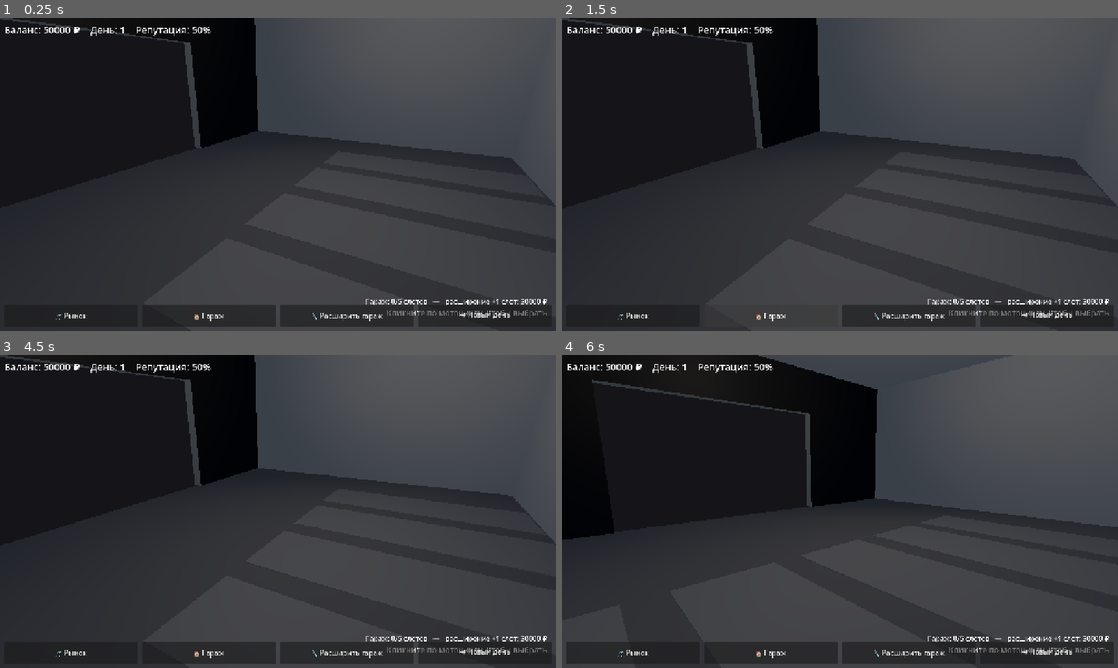
Above: before the commit, frames 1-4 (two rows, left to right).
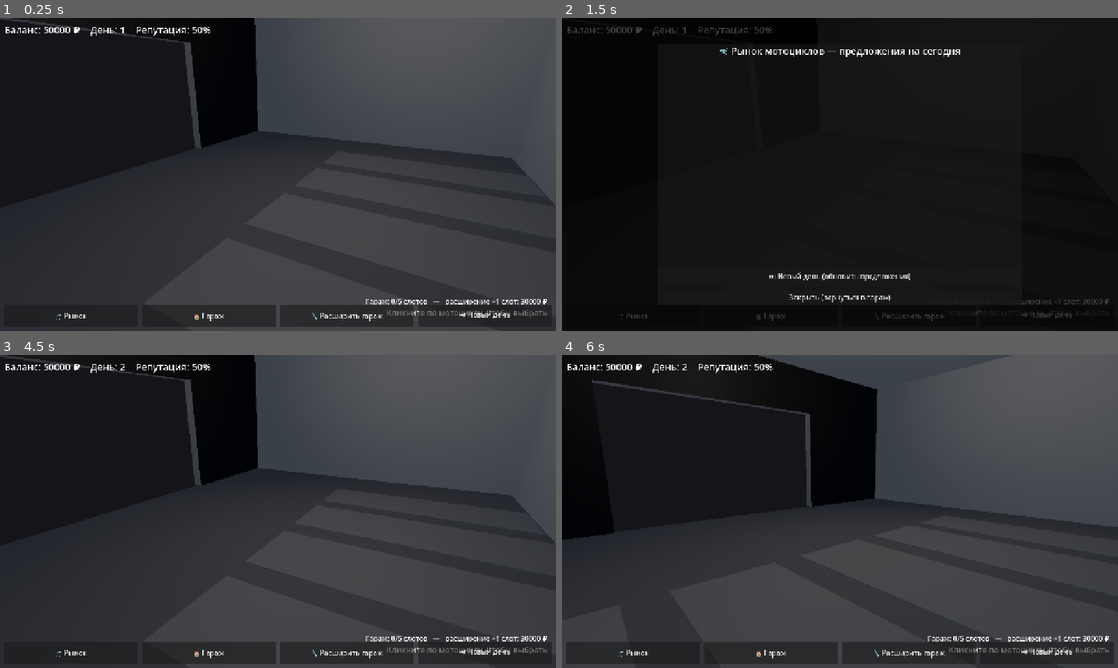
Above: after the commit, the same moments.

Repository: mimistr036-coder/game
Game: Godot game, scene res://scenes/main.tscn
Same seed, same stepped clock (60 frames per second), same inputs: the game is played once before the commit and once after it.
Inputs (mouse positions are in pixels of both pictures, inside the frame that each line leads up to):
- Up to frame 1 (0.25 s): no input
- Up to frame 2 (1.5 s): click "🛒 Рынок" at 0.5 s; click "🏠 Гараж" at 1.25 s
- Up to frame 3 (4.5 s): click "🔧 Расширить гараж" at 2 s; click "⏭ Новый день" at 2.75 s; click (278, 614) at 3.5 s, where only the run after the commit has a clickable "⏭ Новый день (обновить предло…"; click (278, 633) at 4.25 s, where only the run after the commit has a clickable "Закрыть (вернуться в гараж)"
- Up to frame 4 (6 s): tap Enter at 5 s; move the mouse to (962, 495) at 5.02 s; hold D 5.03-5.75 s; click (962, 495) at 5.17 s; drag from (728, 527) to (812, 574) at 5.77 s

The runs differ from the first frame. In frame 1, 0.2% of the frame differs, in the area x 6-99%, y 1-96%; in frame 2, 78%, in the area x 0-100%, y 0-100%; in frame 3, 0.2%; in frame 4, 0.2%.
Error before the commit: Parse Error: Cannot find member "CANVAS_TEXTURE_FILTER_LINEAR" in base "RenderingServer". (res://scripts/main.gd:44)
Error after the commit: Invalid assignment of property or key 'bbcode_enabled' with value of type 'bool' on a base object of type 'Label'. (res://scripts/market_ui.gd:43)

Commit message:
fix: полная совместимость с Godot 4.0.stable — удалён RenderingServer.set_default_canvas_texture_filter, Linear-фильтр в сцене
Co-authored-by: arena-agent <297053741+arena-agent@users.noreply.github.com>

Diff:
--- a/scenes/main.tscn
+++ b/scenes/main.tscn
@@ -17,7 +17,7 @@
 anchor_right = 1.0
 anchor_bottom = 1.0
 stretch = true
-texture_filter = 1
+texture_filter = 2
 
 [node name="SubViewport" type="SubViewport" parent="GarageViewportContainer"]
 size = Vector2i(1280, 720)
--- a/scripts/main.gd
+++ b/scripts/main.gd
@@ -40,8 +40,6 @@
 	_on_rep_changed(GameManager.reputation)
 	call_deferred("_update_viewport_size")
 	get_tree().root.size_changed.connect(_update_viewport_size)
-	# Выставляем нормальное сглаживание для текстур (чтобы не было пиксельно)
-	RenderingServer.set_default_canvas_texture_filter(RenderingServer.CANVAS_TEXTURE_FILTER_LINEAR)
 	await get_tree().process_frame
 	show_garage()
 
